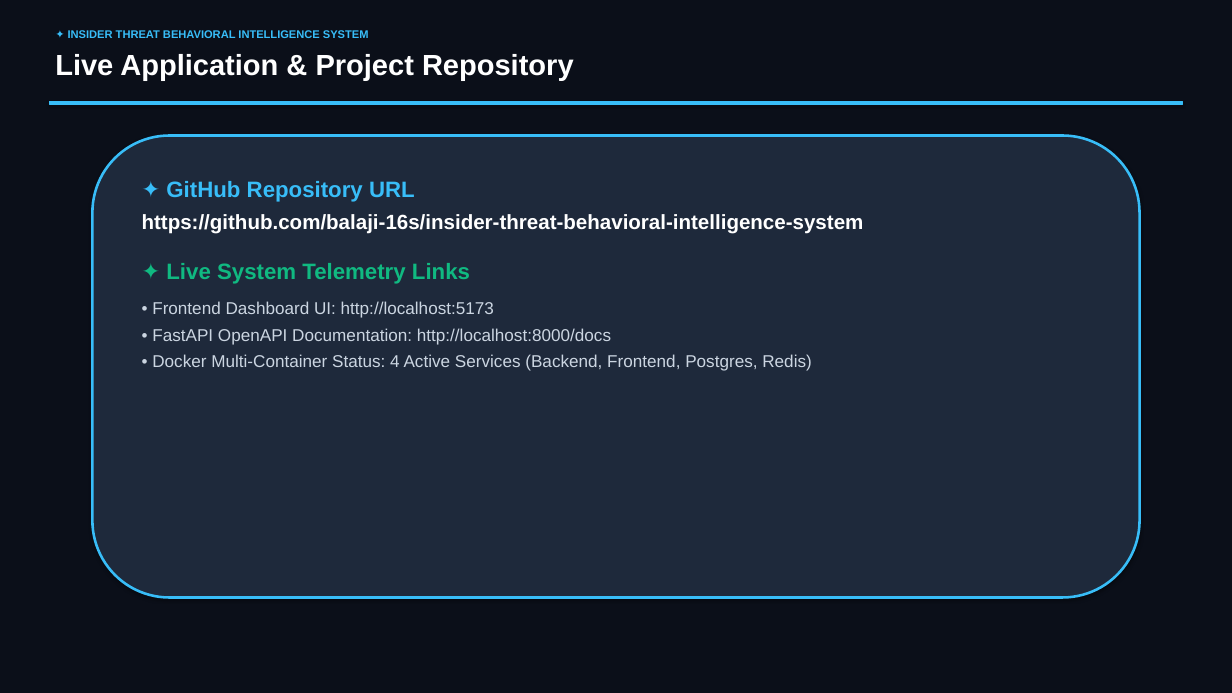
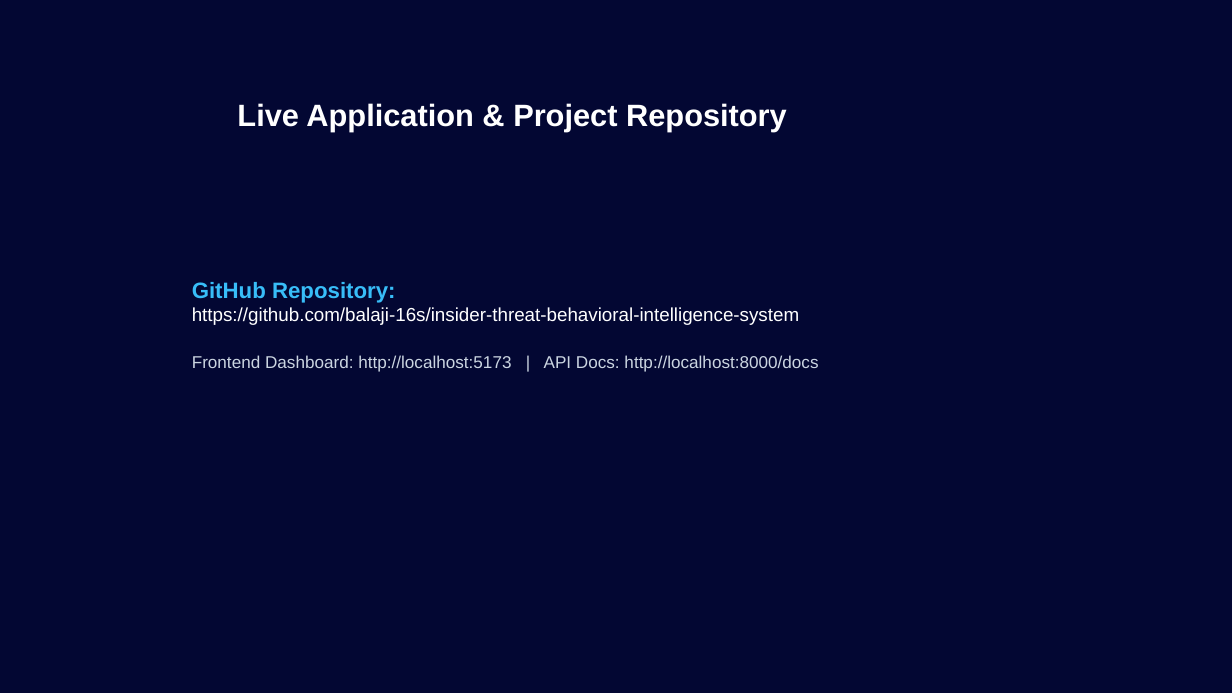
Before and after one commit to balaji-16s/insider-threat-behavioral-intelligence-system, a slide deck: slide 11 of Insider_Threat_Intel_System_Presentation.pptx (slide 12 before the commit). Drawn at 1232x693 pixels with LibreOffice and Linux fonts; fonts in the diff are those of the drawing. Boxes give left, top, right and bottom in pixels: in the first picture for what was removed or moved away, otherwise in the second. Text is boxed around its words. In the diff, an @@ line names an element or a change of style, - is before the commit and + after.

```diff
--- a/Insider_Threat_Intel_System_Presentation.pptx
+++ b/Insider_Threat_Intel_System_Presentation.pptx
@@ background #0B0F19 to #030733 @@
@@ text removed at (68,30,369,41) @@
-✦ INSIDER THREAT BEHAVIORAL INTELLIGENCE SYSTEM
@@ text "Live Application & Project Repository": place and size @@
-text "Live Application & Project Repository" at (55,54,574,80)
+text "Live Application & Project Repository" at (237,103,787,132)
@@ text "Live Application & Project Repository" at (237,103,787,132): size 34 to 36 pt; line spacing 1 to 1.2 @@
@@ rectangle removed at (49,102,1183,104) @@
@@ rounded rectangle removed at (92,136,1140,598) @@
@@ text "GitHub Repository:": place and size @@
-text "GitHub Repository:" at (142,181,864,371)
+text "GitHub Repository:" at (192,282,818,372)
@@ text at (192,282,396,303): text changed @@
-✦ GitHub Repository URL
+GitHub Repository:
@@ text at (192,307,799,325): size 24 to 22 pt, bold off in "https://github.com/balaji-16s/insider-threat-behavioral-inte ..."; less space between paragraphs @@
@@ text at (192,355,818,372): text changed @@
-✦ Live System Telemetry Links
-• Frontend Dashboard UI: http://localhost:5173
-• FastAPI OpenAPI Documentation: http://localhost:8000/docs
-• Docker Multi-Container Status: 4 Active Services (Backend, Frontend, Postgres, Redis)
+Frontend Dashboard: http://localhost:5173 | API Docs: http://localhost:8000/docs
```
Also in this commit, not shown: 12 slides added, 13 slides removed.
